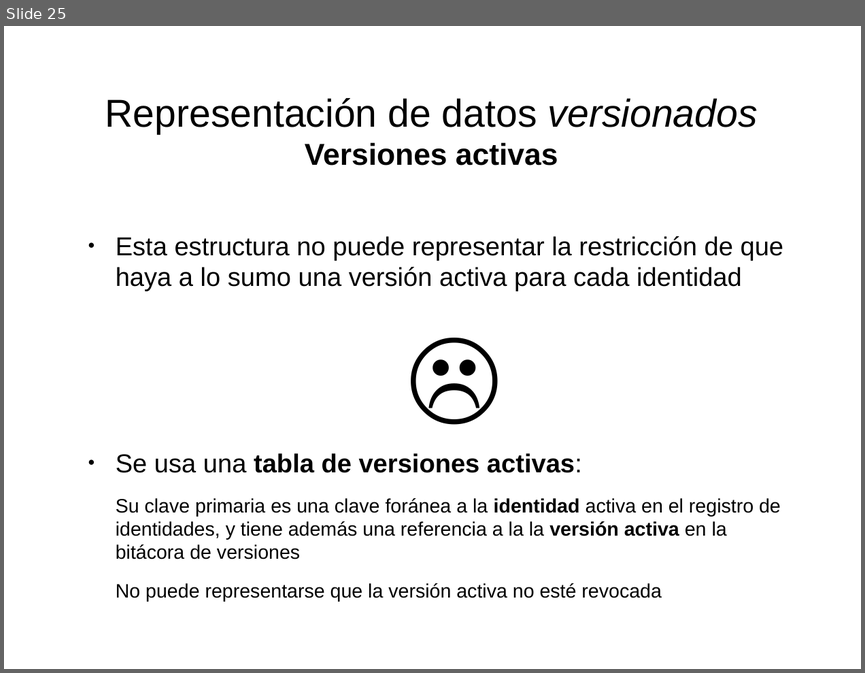
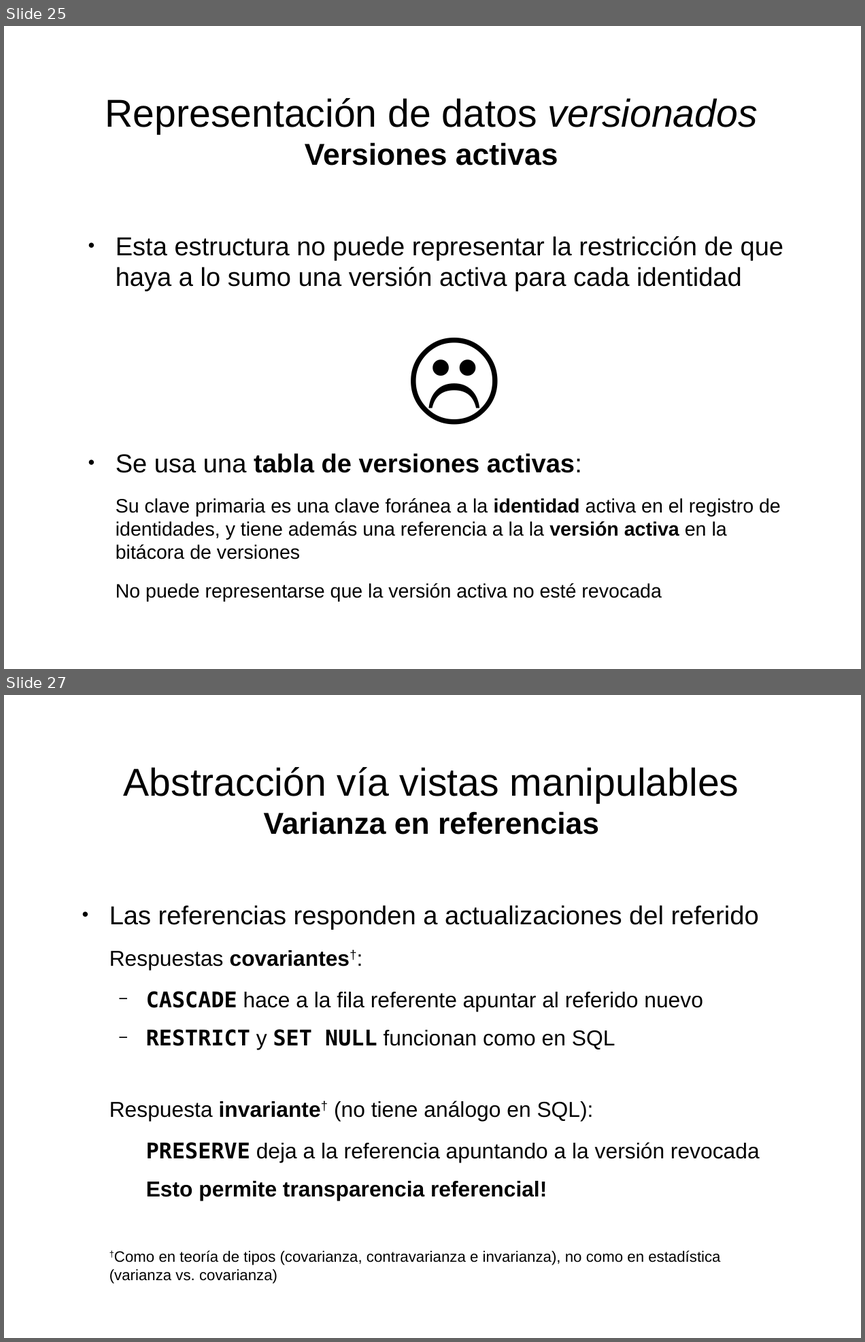
Before and after one commit to mgomezch/libro, a slide deck: láminas/láminas.odp. Shown one above the other, each under a label of ours: slide 25 before the commit, slides 25 and 27 after it; the slides between them are not shown. The pictures are 865x673 and 865x1342 pixels, drawn with LibreOffice and Linux fonts; fonts in the diff are those of the drawing. Boxes give left, top, right and bottom in pixels: in the first picture for what was removed or moved away, otherwise in the second. Text is boxed around its words. In the diff, an @@ line names an element or a change of style, - is before the commit and + after.

```diff
--- a/láminas/láminas.odp
+++ b/láminas/láminas.odp
@@ slide 27 added at [4, 695, 861, 1338], background #FFFFFF @@
@@ title added at [124, 767, 739, 834], 36 pt, text #000000 @@
+Abstracción vía vistas manipulables
+Varianza en referencias
@@ text added at [109, 905, 759, 1283], 20 pt, text #000000 @@
+● Las referencias responden a actualizaciones del referido
+Respuestas covariantes†:
+  − CASCADE hace a la fila referente apuntar al referido nuevo
+  − RESTRICT y SET NULL funcionan como en SQL
+Respuesta invariante† (no tiene análogo en SQL):
+  PRESERVE deja a la referencia apuntando a la versión revocada
+  Esto permite transparencia referencial!
+†Como en teoría de tipos (covarianza, contravarianza e invarianza), no como en estadística (varianza vs. covarianza)
```
Also in this commit, not shown: 1 slide changed, 5 other slides added.
